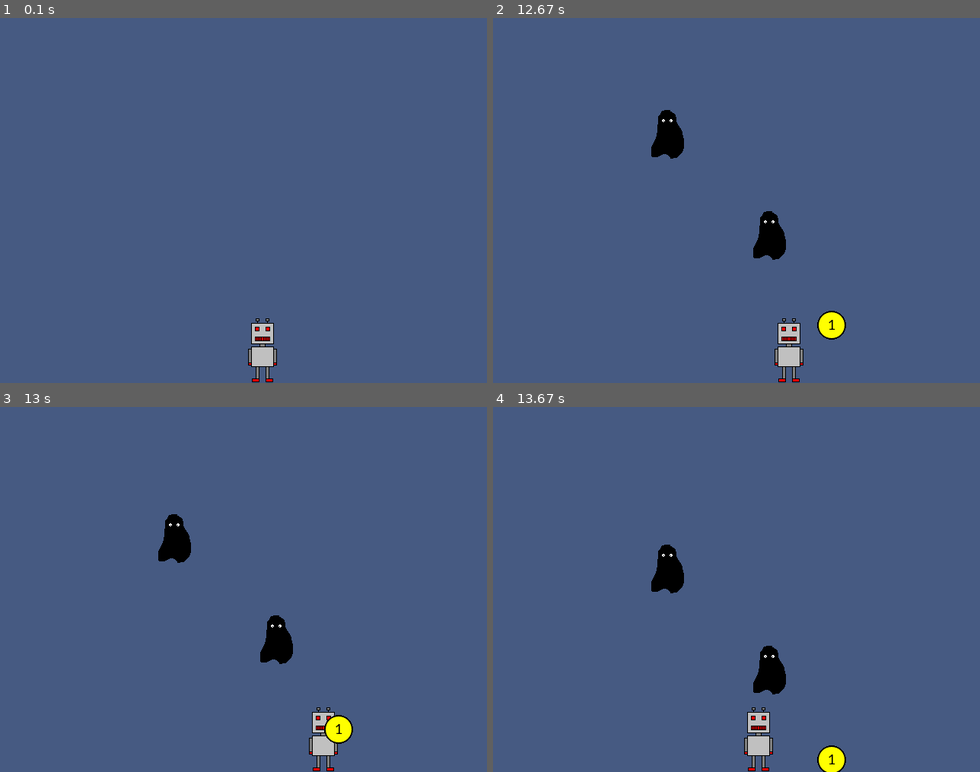
Above: before the commit, frames 1-4 (two rows, left to right).
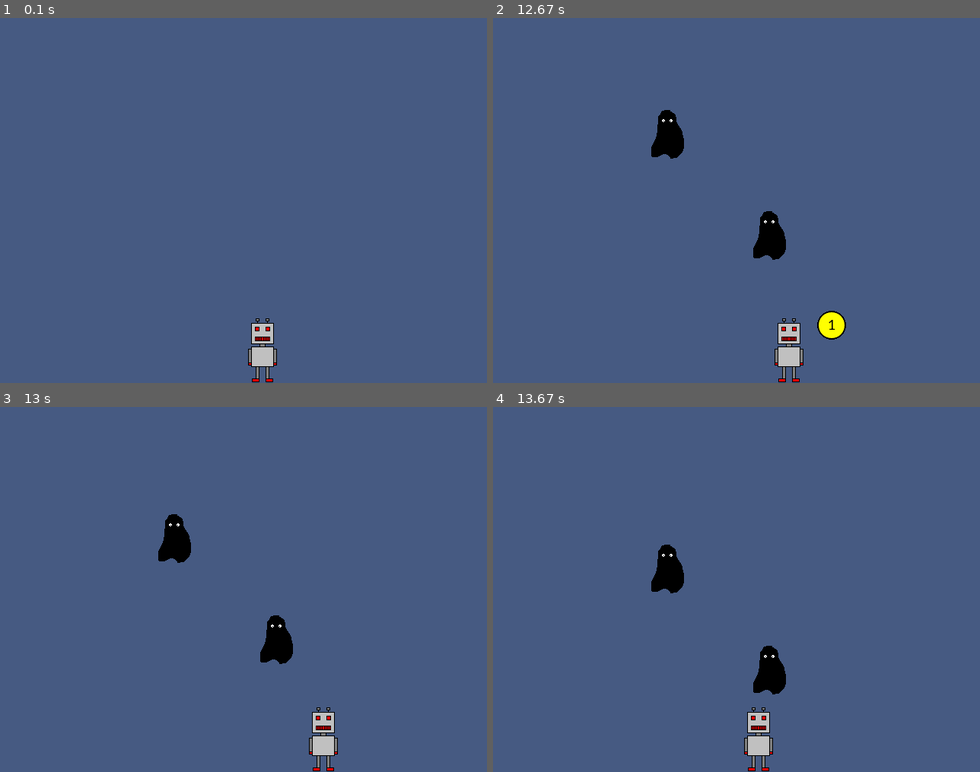
Above: after the commit, the same moments.

Repository: jillianwildrick/pygame-rain-of-coins
Game: pygame game, started from src/main.py
The game is run twice, just before and just after one commit, with the same random seed, the same clock (stepped at 60 frames per second) and the same inputs.
Inputs:
- Up to frame 1 (0.1 s): no input
- Up to frame 2 (12.67 s): hold Left 0.33-0.87 s; hold Left 0.9-1.3 s; hold Right 1.33-1.97 s; hold Left 2-2.47 s; hold Right 2.5-2.97 s; hold Right 3-3.47 s; hold Left 3.5-4.03 s; hold Left 4.07-4.47 s; hold Right 4.5-5.13 s; hold Left 5.17-5.63 s; hold Right 5.67-6.13 s; hold Right 6.17-6.63 s; hold Left 6.67-7.2 s; hold Left 7.23-7.63 s; hold Right 7.67-8.3 s; hold Left 8.33-8.8 s; hold Right 8.83-9.3 s; hold Right 9.33-9.8 s; hold Left 9.83-10.37 s; hold Left 10.4-10.8 s; hold Right 10.83-11.47 s; hold Left 11.5-11.97 s; hold Right 12-12.47 s; hold Right from 12.5 s (still down)
- Up to frame 3 (13 s): release Right at 12.97 s
- Up to frame 4 (13.67 s): hold Left 13-13.53 s; hold Left from 13.57 s (still down)

Frames 1-2 are identical in both runs. In frame 3, 0.4% of the frame differs, in the area x 66-73%, y 84-93%; in frame 4, 0.4%.

Commit message:
Add intercept behavior and collision differentiation between coin/monster

Diff:
--- a/src/main.py
+++ b/src/main.py
@@ -62,6 +62,15 @@
                 obj.fall()
             if random.random() < SPAWN_CHANCE:
                 self.spawn_falling_object()
+            for obj in self.falling_objects[:]:
+                if self.intercepted(obj):
+                    if obj.obj_type == "coin":
+                        #score += 1
+                        self.falling_objects.remove(obj)
+                    else:
+                        #You lose!
+                        return
+
             self.falling_objects = [obj for obj in self.falling_objects if not self.is_off_screen(obj)]
             self.draw_window()
             self.clock.tick(60)
@@ -96,9 +105,11 @@
         y = -self.images[obj_type].get_height()
         self.falling_objects.append(FallingObject(x, y, self.images[obj_type], obj_type))
 
-    def is_off_screen(self, obj):
+    def is_off_screen(self, obj: FallingObject):
         return obj.rect.y > WINDOW_HEIGHT
 
+    def intercepted(self, obj: FallingObject):
+        return self.robot.rect.colliderect(obj.rect)
 
 
 if __name__ == "__main__":
